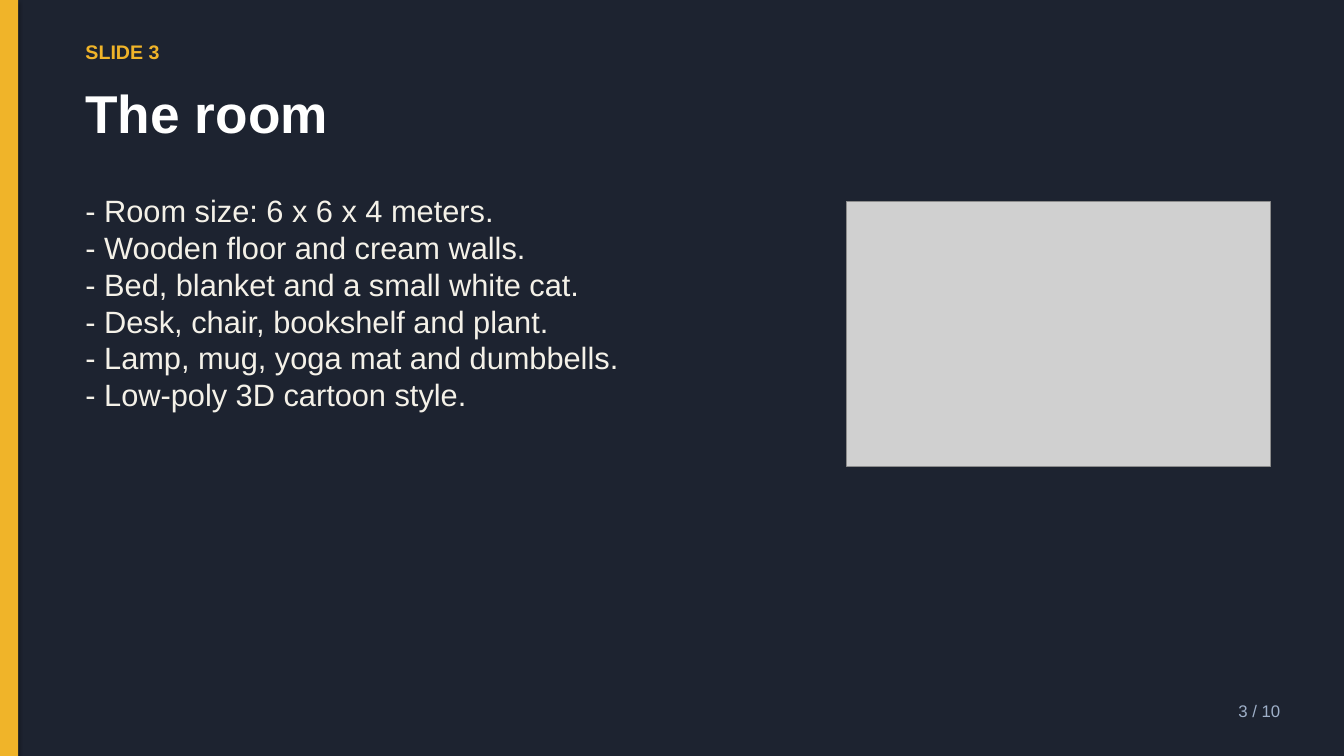
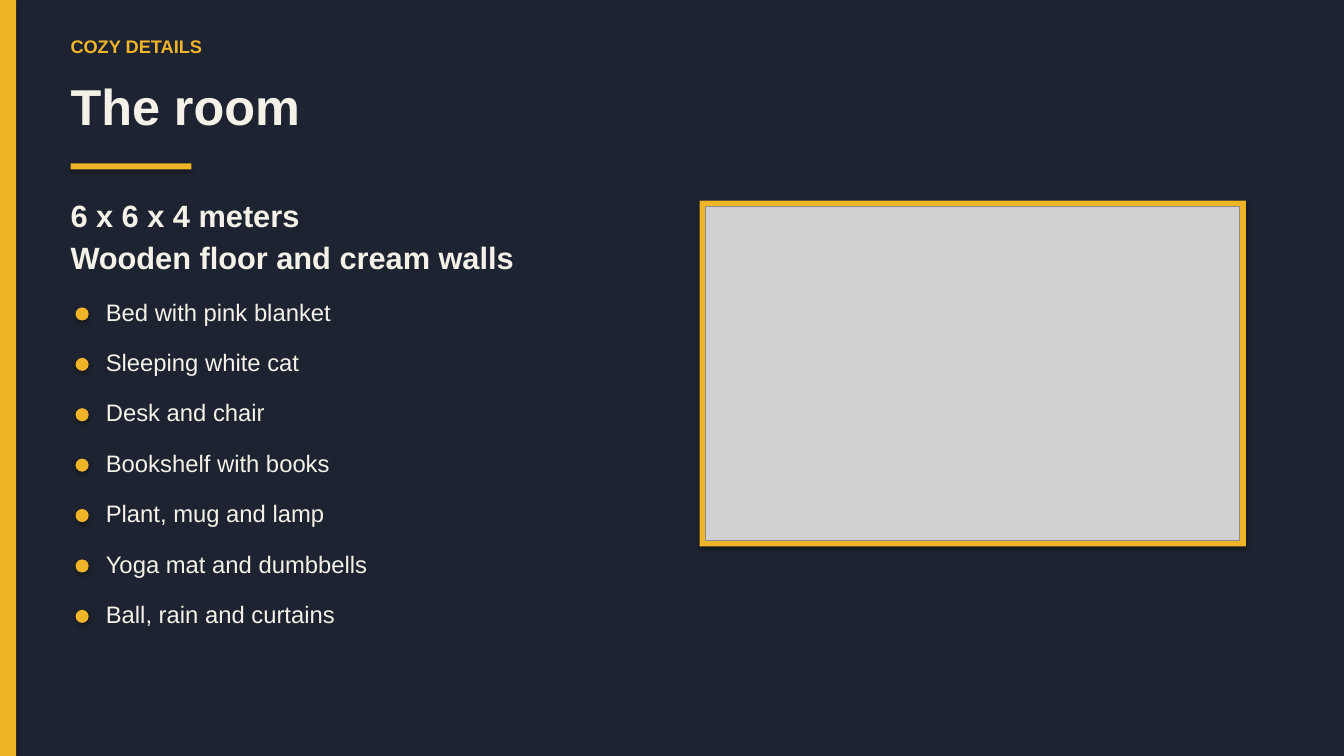
Before and after one commit to Sierra07-w/cgf_final, a slide deck: slide 4 of PRESENTATION.pptx (slide 3 before the commit). Drawn at 1344x756 pixels with LibreOffice and Linux fonts; fonts in the diff are those of the drawing; grey boxes stand for pictures. Boxes give left, top, right and bottom in pixels: in the first picture for what was removed or moved away, otherwise in the second. Text is boxed around its words. In the diff, an @@ line names an element or a change of style, - is before the commit and + after.

```diff
--- a/PRESENTATION.pptx
+++ b/PRESENTATION.pptx
@@ text at bbox=[71, 40, 202, 53]: text changed; size 14 to 13 pt @@
-SLIDE 3
+COZY DETAILS
@@ text "The room" at bbox=[71, 88, 300, 126]: size 38 to 36 pt, text colour #FFFFFF to #F4F1E8; more space between paragraphs @@
@@ rectangle added at bbox=[71, 163, 192, 169], fill #F0B429 @@
@@ text added at bbox=[71, 205, 514, 270], 22 pt, text #F4F1E8, bold @@
+6 x 6 x 4 meters
+Wooden floor and cream walls
@@ text removed at bbox=[104, 199, 619, 412] @@
-- Room size: 6 x 6 x 4 meters.
-- Wooden floor and cream walls.
-- Bed, blanket and a small white cat.
-- Desk, chair, bookshelf and plant.
-- Lamp, mug, yoga mat and dumbbells.
-- Low-poly 3D cartoon style.
@@ rectangle added at bbox=[700, 201, 1246, 546], fill #F0B429 @@
@@ picture: place and size @@
-picture at bbox=[847, 202, 1270, 466]
+picture at bbox=[706, 207, 1240, 540]
@@ ellipse added at bbox=[76, 308, 89, 321], fill #F0B429 @@
@@ text added at bbox=[106, 303, 331, 326], 17 pt, text #F4F1E8 @@
+Bed with pink blanket
@@ ellipse added at bbox=[76, 358, 89, 371], fill #F0B429 @@
@@ text added at bbox=[106, 353, 299, 376], 17 pt, text #F4F1E8 @@
+Sleeping white cat
@@ ellipse added at bbox=[76, 408, 89, 421], fill #F0B429 @@
@@ text added at bbox=[106, 403, 265, 422], 17 pt, text #F4F1E8 @@
+Desk and chair
@@ ellipse added at bbox=[76, 459, 89, 472], fill #F0B429 @@
@@ text added at bbox=[106, 454, 330, 473], 17 pt, text #F4F1E8 @@
+Bookshelf with books
@@ ellipse added at bbox=[76, 509, 89, 522], fill #F0B429 @@
@@ text added at bbox=[106, 504, 325, 527], 17 pt, text #F4F1E8 @@
+Plant, mug and lamp
@@ ellipse added at bbox=[76, 560, 89, 573], fill #F0B429 @@
@@ text added at bbox=[106, 555, 368, 578], 17 pt, text #F4F1E8 @@
+Yoga mat and dumbbells
@@ ellipse added at bbox=[76, 610, 89, 623], fill #F0B429 @@
@@ text added at bbox=[106, 605, 334, 626], 17 pt, text #F4F1E8 @@
+Ball, rain and curtains
@@ text removed at bbox=[1238, 705, 1281, 717] @@
-3 / 10
```
Also in this commit, not shown: 2 other slides changed, 11 slides added, 7 slides removed, 1 other file.
